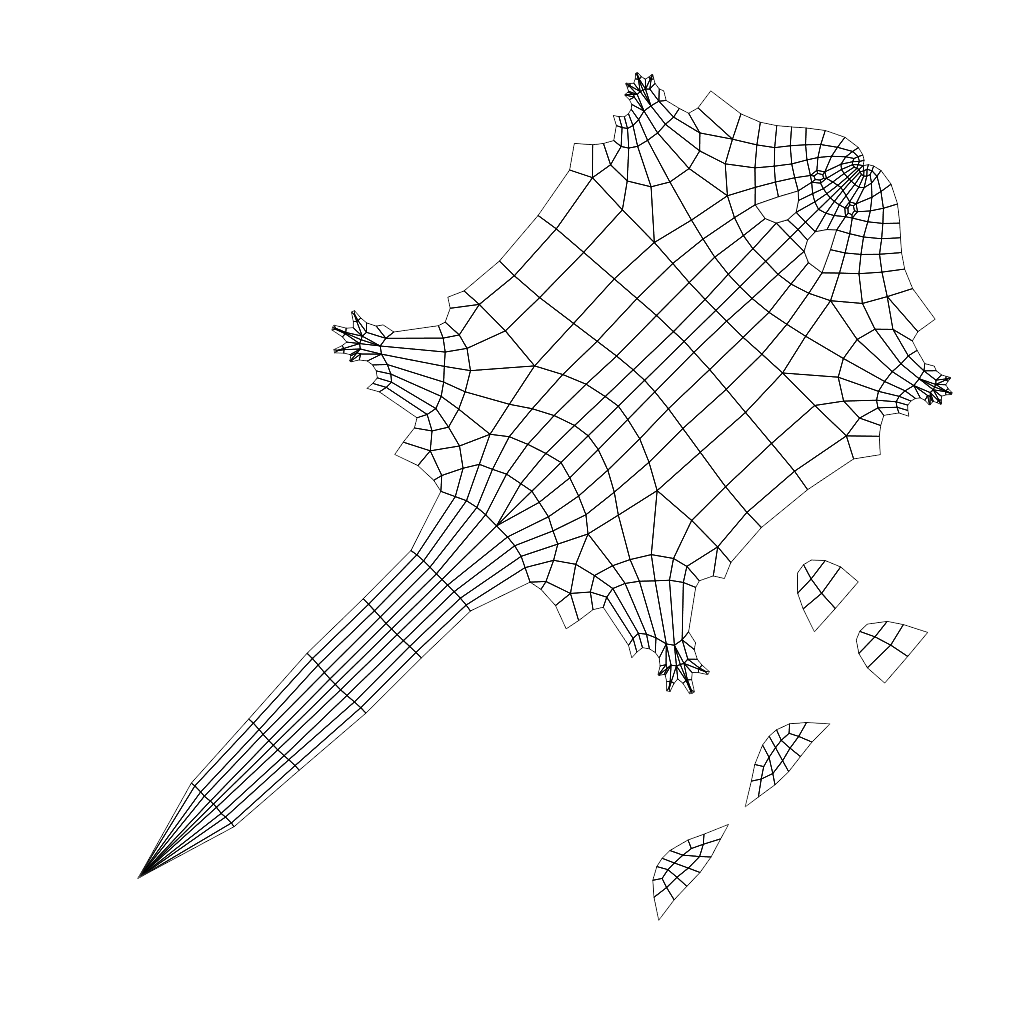
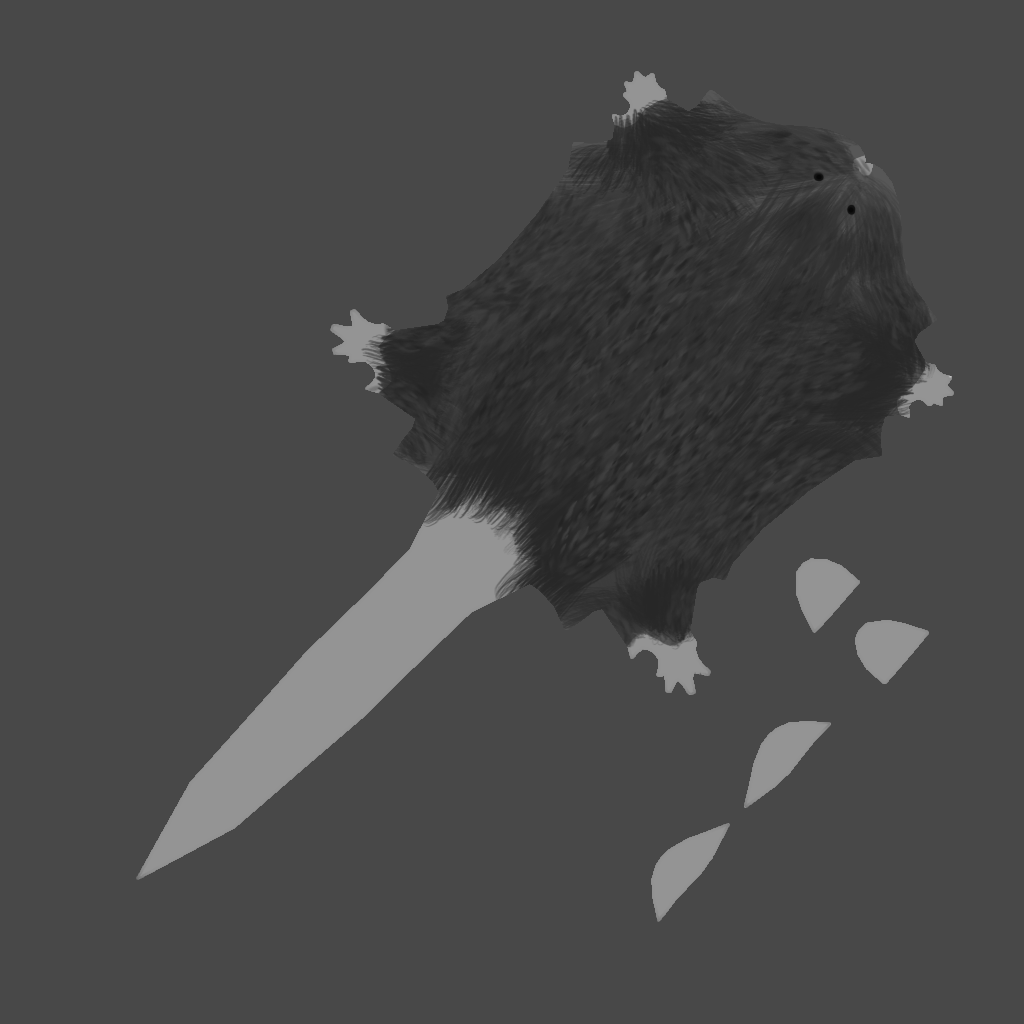
Layer changes from the first 1024px x 1024px image to the second:
removed layer "Calque 0" (was luminosity) over (137, 72, 953, 921)
added layer "Calque 2" above "Fond 1" over (136, 71, 954, 922)
showed "Fond 1", painted on it, masked it over (0, 0, 1024, 1024)
